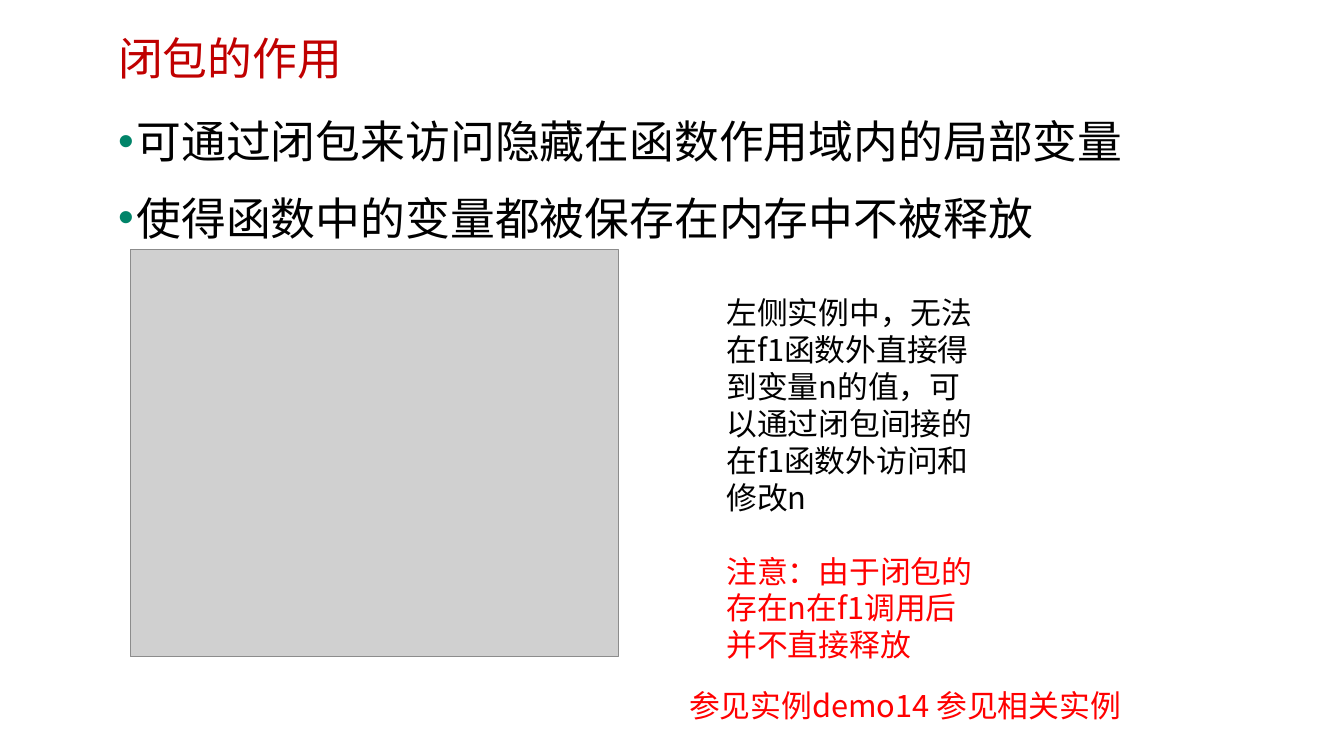
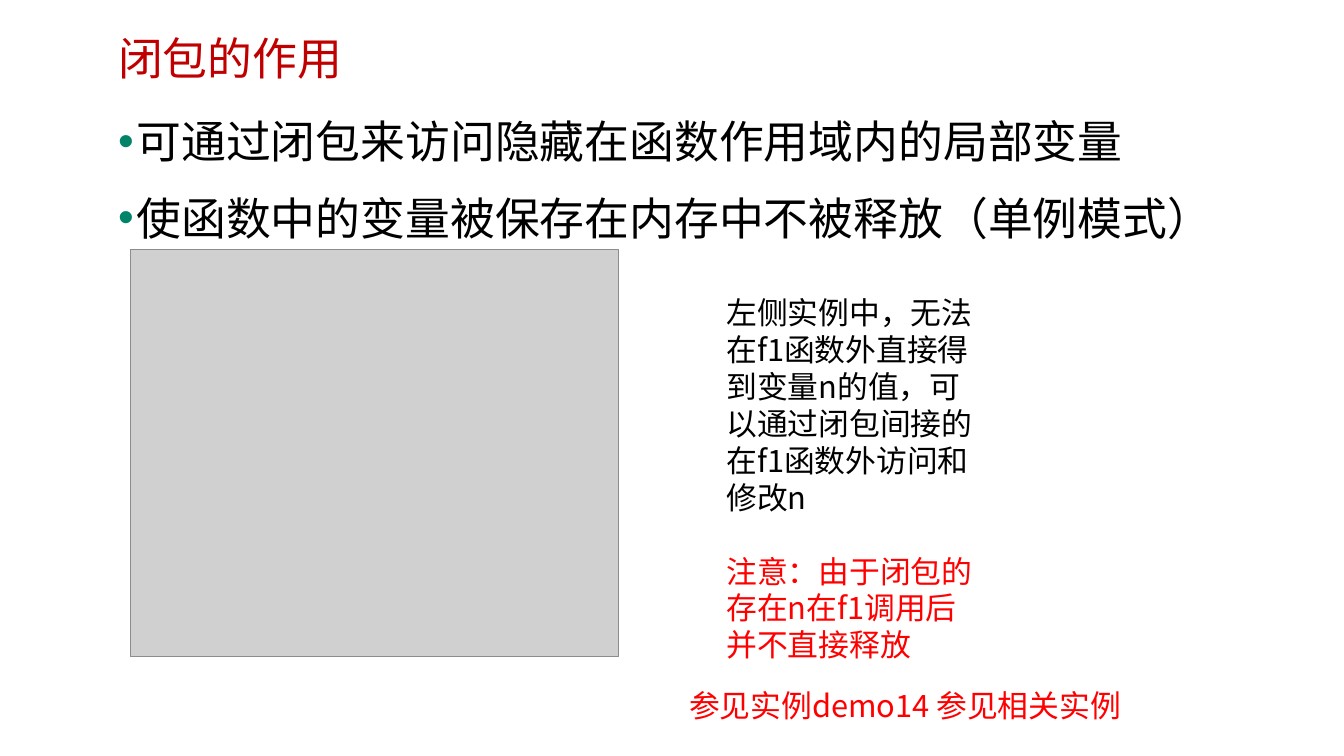
Before and after one commit to edu2act/course-javascript-advanced, a slide deck: slide 12 of 课程PPT/12.JS闭包.pptx (slide 11 before the commit). Drawn at 1344x756 pixels with LibreOffice and Linux fonts; fonts in the diff are those of the drawing; grey boxes stand for pictures; background and template pictures are left out. Boxes give left, top, right and bottom in pixels: in the first picture for what was removed or moved away, otherwise in the second. Text is boxed around its words. In the diff, an @@ line names an element or a change of style, - is before the commit and + after.

```diff
--- a/课程PPT/12.JS闭包.pptx
+++ b/课程PPT/12.JS闭包.pptx
@@ text at [137,196,1213,239]: text changed @@
-• 使得函数中的变量都被保存在内存中不被释放
+• 使函数中的变量被保存在内存中不被释放（单例模式）
```
Also in this commit, not shown: 3 other slides changed, 2 slides added, 1 slide removed, 3 other files.
